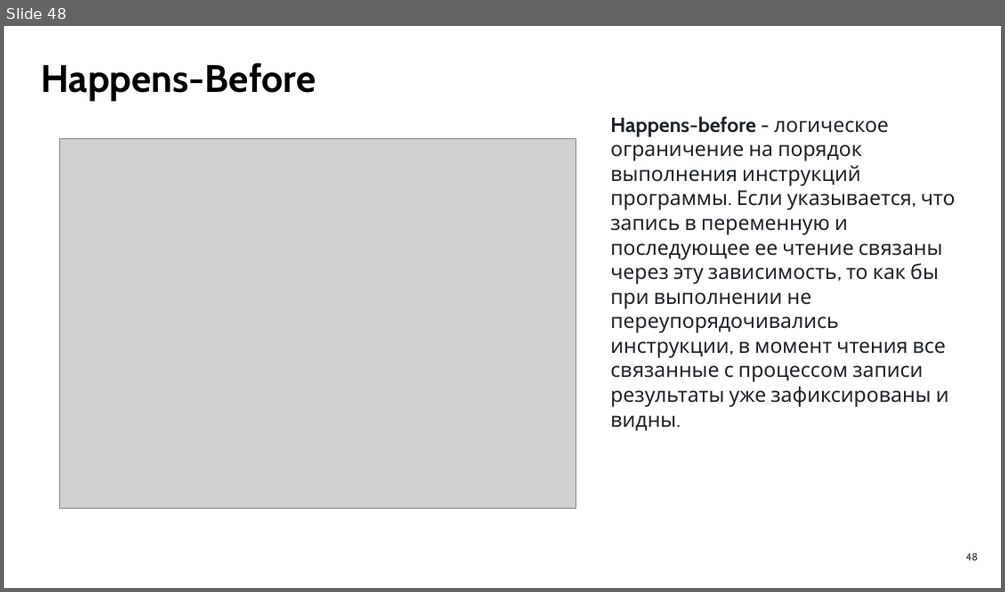
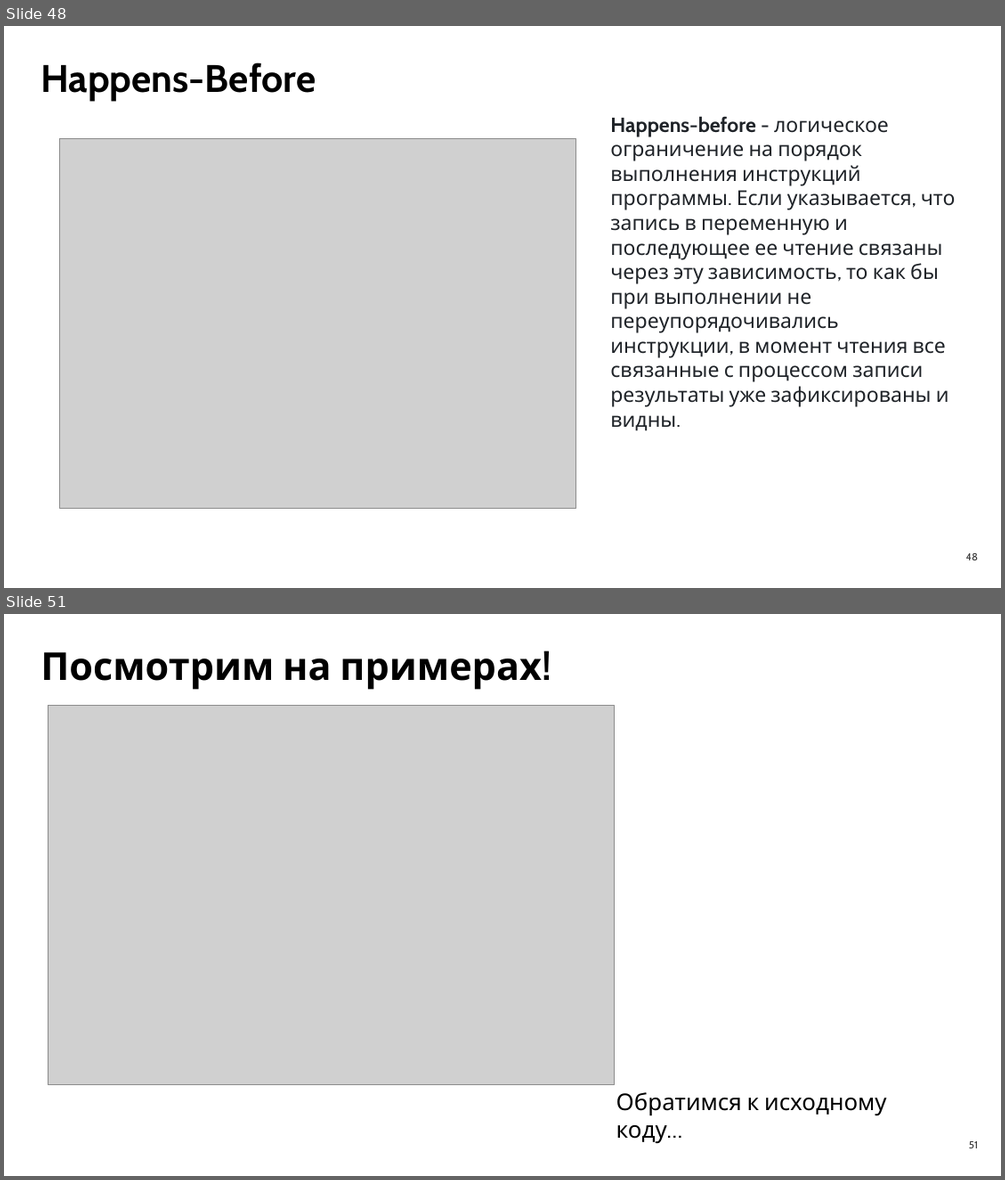
Before and after one commit to LilZaChill/market-pulse-ustinov, a slide deck: advanced/docs/seminar10/Семинар 10.pptx. Shown one above the other, each under a label of ours: slide 48 before the commit, slides 48 and 51 after it; the slides between them are not shown. The pictures are 1005x592 and 1005x1180 pixels, drawn with LibreOffice and Linux fonts; fonts in the diff are those of the drawing; grey boxes stand for pictures. Boxes give left, top, right and bottom in pixels: in the first picture for what was removed or moved away, otherwise in the second. Text is boxed around its words. In the diff, an @@ line names an element or a change of style, - is before the commit and + after.

```diff
--- a/advanced/docs/seminar10/Семинар 10.pptx
+++ b/advanced/docs/seminar10/Семинар 10.pptx
@@ slide 51 added at bbox=[4, 614, 1001, 1176], background #FFFFFF @@
@@ text added at bbox=[40, 652, 542, 690], 60 pt, text #000000, bold @@
+Посмотрим на примерах!
@@ picture added at bbox=[48, 705, 614, 1085] @@
@@ text added at bbox=[616, 1092, 886, 1144], 36 pt, text #000000 @@
+Обратимся к исходному коду…
@@ page number added at bbox=[969, 1141, 978, 1148], 16 pt, text #333333 @@
+51
```
Also in this commit, not shown: 11 slides changed, 3 other slides added, 4 slides removed.
